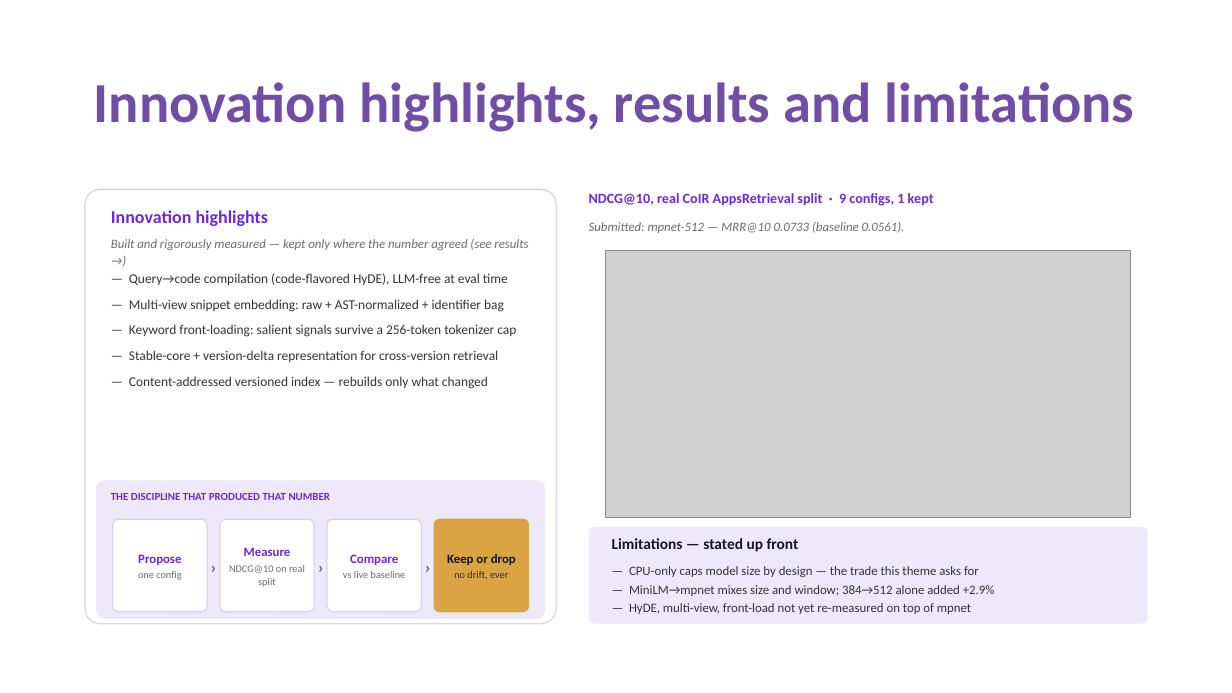
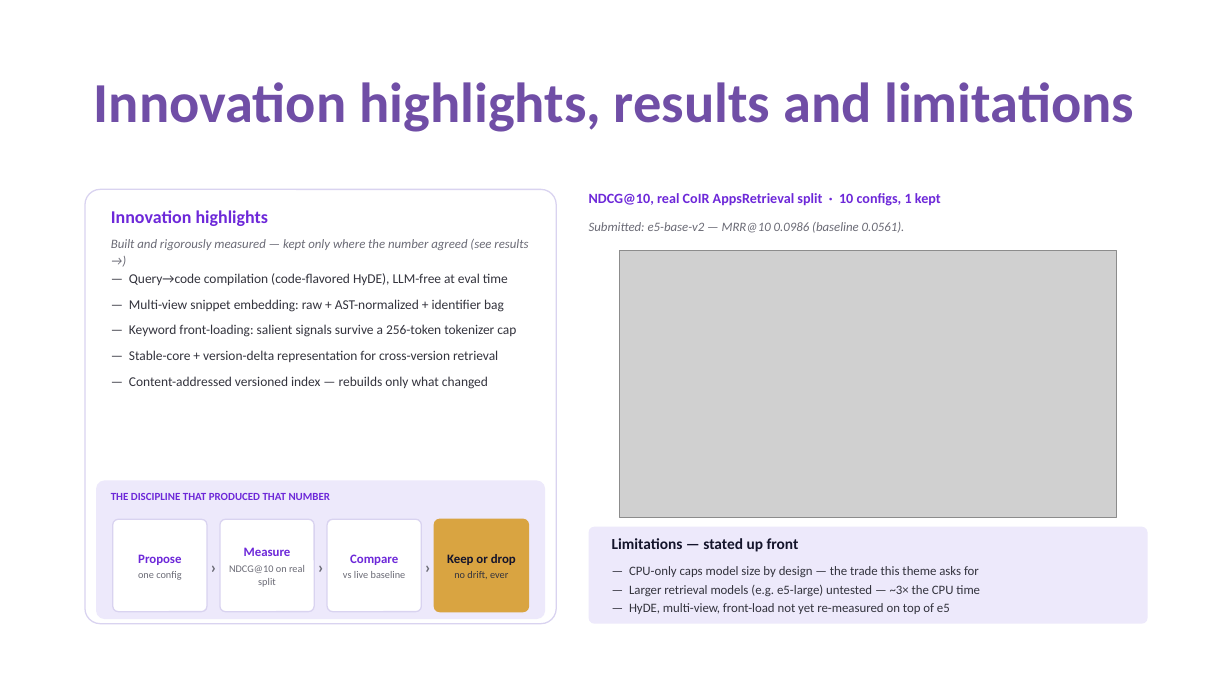
Before and after one commit to Ajha2005/samsung-prism, a slide deck: slide 8 of submission/Thapar_Trace_Submission_ppt.pptx. Drawn at 1232x693 pixels with LibreOffice and Linux fonts; fonts in the diff are those of the drawing; grey boxes stand for pictures. Boxes give left, top, right and bottom in pixels: in the first picture for what was removed or moved away, otherwise in the second. Text is boxed around its words. In the diff, an @@ line names an element or a change of style, - is before the commit and + after.

```diff
--- a/submission/Thapar_Trace_Submission_ppt.pptx
+++ b/submission/Thapar_Trace_Submission_ppt.pptx
@@ text at [589, 193, 941, 206]: text changed @@
-NDCG@10, real CoIR AppsRetrieval split · 9 configs, 1 kept
+NDCG@10, real CoIR AppsRetrieval split · 10 configs, 1 kept
@@ text at [589, 222, 905, 233]: text changed @@
-Submitted: mpnet-512 — MRR@10 0.0733 (baseline 0.0561).
+Submitted: e5-base-v2 — MRR@10 0.0986 (baseline 0.0561).
@@ picture: place and size @@
-picture at [605, 250, 1131, 518]
+picture at [619, 250, 1116, 518]
@@ text at [629, 585, 980, 614]: text changed @@
-— MiniLM→mpnet mixes size and window; 384→512 alone added +2.9%
-— HyDE, multi-view, front-load not yet re-measured on top of mpnet
+— Larger retrieval models (e.g. e5-large) untested — ~3× the CPU time
+— HyDE, multi-view, front-load not yet re-measured on top of e5
```
Also in this commit, not shown: 6 other slides changed, 1 other file.
